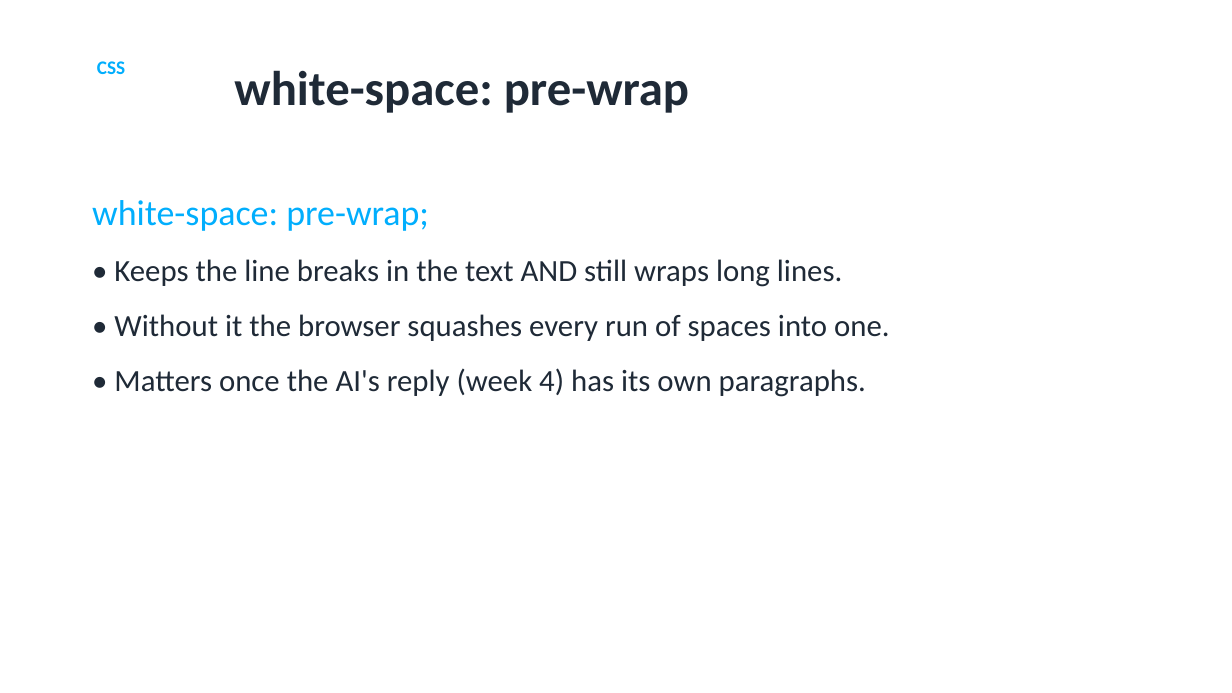
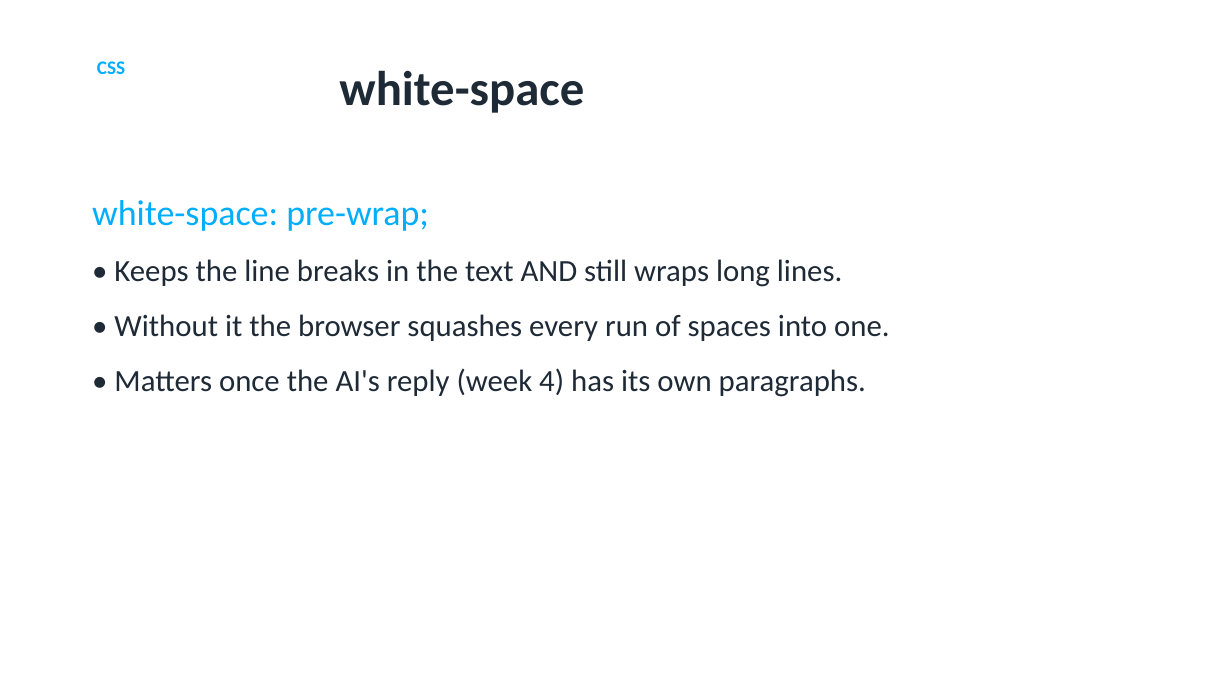
Before and after one commit to utgapps/utgapps.github.io, a slide deck: slide 55 of ai101/slides/week-07.pptx. Drawn at 1232x693 pixels with LibreOffice and Linux fonts; fonts in the diff are those of the drawing. Boxes give left, top, right and bottom in pixels: in the first picture for what was removed or moved away, otherwise in the second. Text is boxed around its words. In the diff, an @@ line names an element or a change of style, - is before the commit and + after.

```diff
--- a/ai101/slides/week-07.pptx
+++ b/ai101/slides/week-07.pptx
@@ title at (339,70,584,113): text changed @@
-white-space: pre-wrap
+white-space
```
Also in this commit, not shown: 3 other slides changed, 19 other files.
